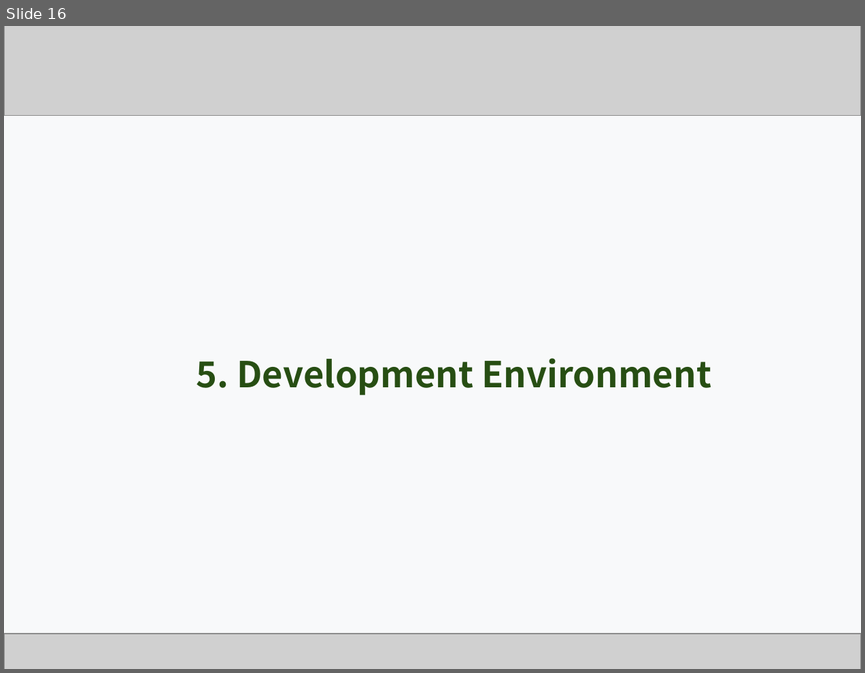
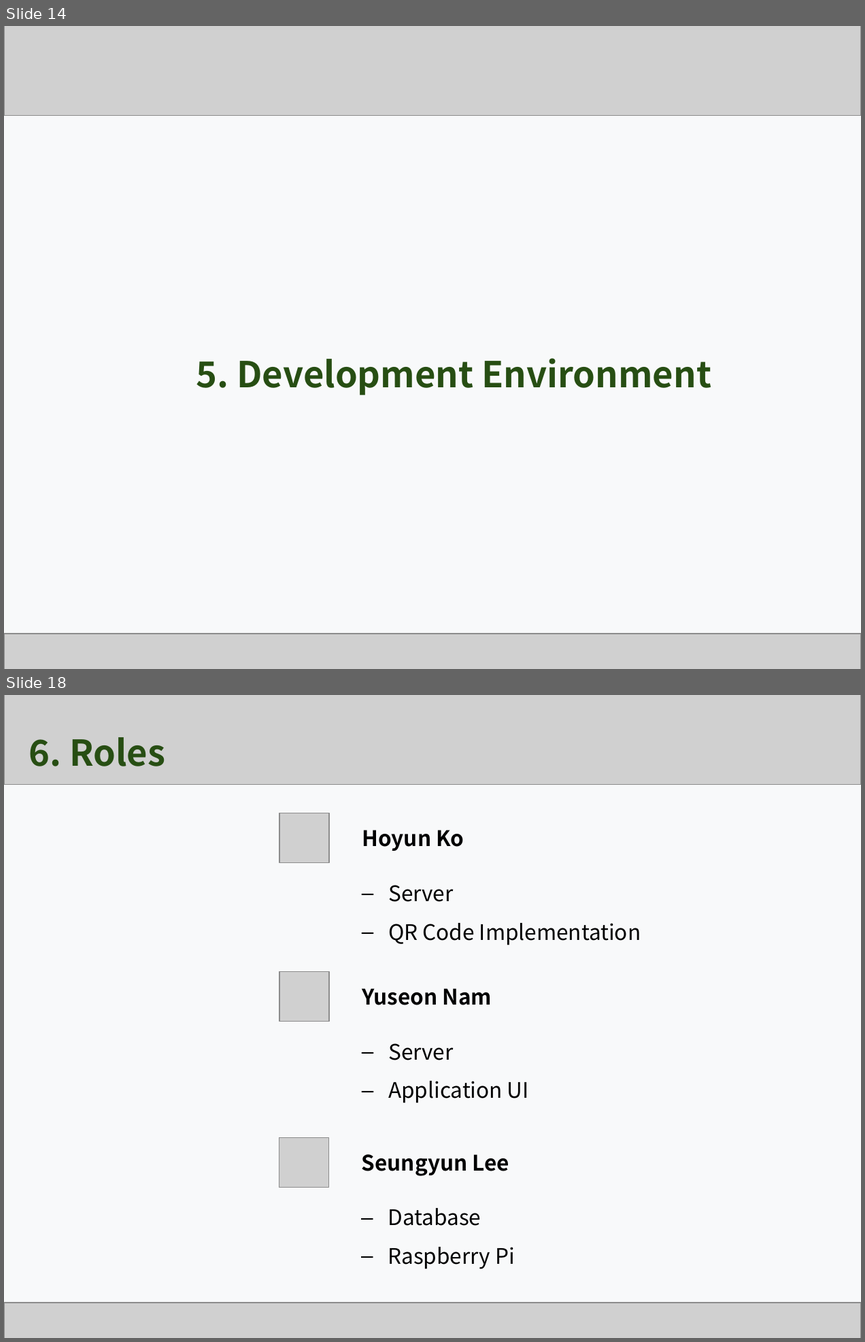
Before and after one commit to Team-GoNaMi/Docs, a slide deck: PPT/Team1_Presentation Material_3rd Week.pptx. Shown one above the other, each under a label of ours: slide 16 before the commit, slides 14 and 18 after it; the slides between them are not shown. The pictures are 865x673 and 865x1342 pixels, drawn with LibreOffice and Linux fonts; fonts in the diff are those of the drawing; grey boxes stand for pictures. Boxes give left, top, right and bottom in pixels: in the first picture for what was removed or moved away, otherwise in the second. Text is boxed around its words. In the diff, an @@ line names an element or a change of style, - is before the commit and + after.

```diff
--- a/PPT/Team1_Presentation Material_3rd Week.pptx
+++ b/PPT/Team1_Presentation Material_3rd Week.pptx
@@ slide 18 added at [4, 695, 861, 1338], background #F8F9FA @@
@@ picture added at [4, 695, 861, 732] @@
@@ picture added at [4, 695, 861, 784] @@
@@ text added at [28, 737, 165, 766], 30 pt, text #274E13, bold @@
+6. Roles
@@ group added at [279, 813, 640, 1269]: 6 texts, 3 pictures @@
+Hoyun Ko
+– Server
+– QR Code Implementation
+Yuseon Nam
+– Server
+– Application UI
+Seungyun Lee
+– Database
+– Raspberry Pi
@@ picture added at [4, 1302, 861, 1338] @@
@@ what was slide 16 is now slide 14 @@
```
Also in this commit, not shown: 6 slides changed, 8 other slides added, 10 slides removed, 2 other files.
